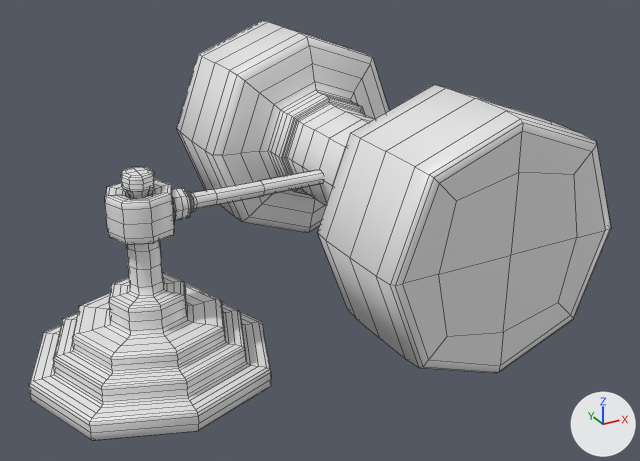
One commit to the Blender file Rollin'Sky/Assets/Models/Hammer1.blend: the scene before it, then after it.
One viewpoint serves both versions: a 50 mm camera at (-1.68, -5.66, 2.71) aimed at (1.28, -0.29, 0.02). Arrows for +X, +Y and +Z are at lower right; the lights stay in place. Mesh edges are drawn as thin lines.

Objects in the first picture: 'Hammer_Base', 'Hammer_Head'.
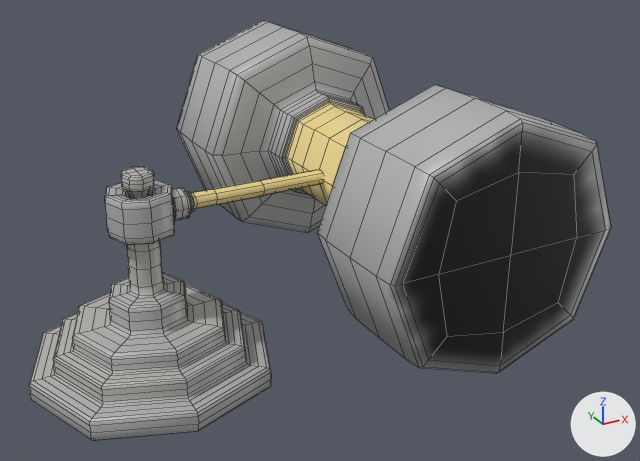
Boxes [x1, y1, x2, y2] around the edits, measured in the pictures (640 x 461 px):
'Hammer_Head', surface changed, reshaped: [105, 21, 611, 373] in both
'Hammer_Base', surface changed, reshaped (white to grey): [29, 167, 271, 440] in both

Edits to the bpy script that builds the scene:
```text
Add img_basic_albedo_hammer1:
    img_basic_albedo_hammer1 = load_image('Basic_Albedo_Hammer1', '../Materials/Textures/Basic_Albedo_Hammer1.png', 256, 256, 'sRGB')
Change mat_material:
    remove mat_material.base_color = (0.8, 0.8, 0.8)  # white #e7e7e7
    add mat_material.texture = img_basic_albedo_hammer1
Change me_cube:
    used by ob_hammer_base; location = (0.0, 0.0, 0.0)
    remove me_cube.from_pydata(...)  # 410 vertices, 408 faces; spans x -0.92..0.92, y -0.92..0.92, z -1.0..0.63
    add me_cube.from_pydata(...)  # 409 vertices, 404 faces; spans x -0.92..0.92, y -0.92..0.92, z -1.0..0.63
    me_cube part 2: 404 kept faces spanning x -0.92..0.92, y -0.92..0.92, z -1.0..0.63 get new texture (UV) coordinates
Change me_cube_001:
    used by ob_hammer_head; location = (0.0, 0.0, 0.0)
    remove me_cube_001.from_pydata(...)  # 642 vertices, 632 faces; spans x -0.24..2.69, y -1.83..1.77, z -0.56..1.23
    add me_cube_001.from_pydata(...)  # 651 vertices, 640 faces; spans x -0.24..2.69, y -1.83..1.77, z -0.56..1.23
    me_cube_001 part 1: 632 kept faces spanning x -0.24..2.69, y -1.83..1.77, z -0.56..1.23 get new texture (UV) coordinates
```
